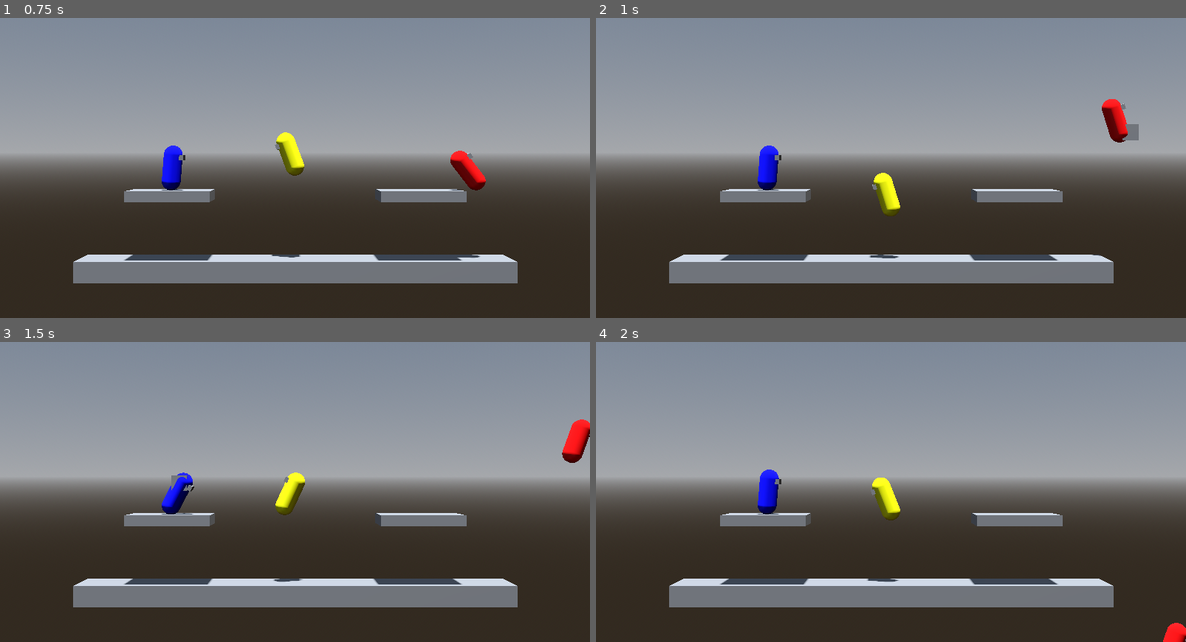
Above: before the commit, frames 1-4 (two rows, left to right).
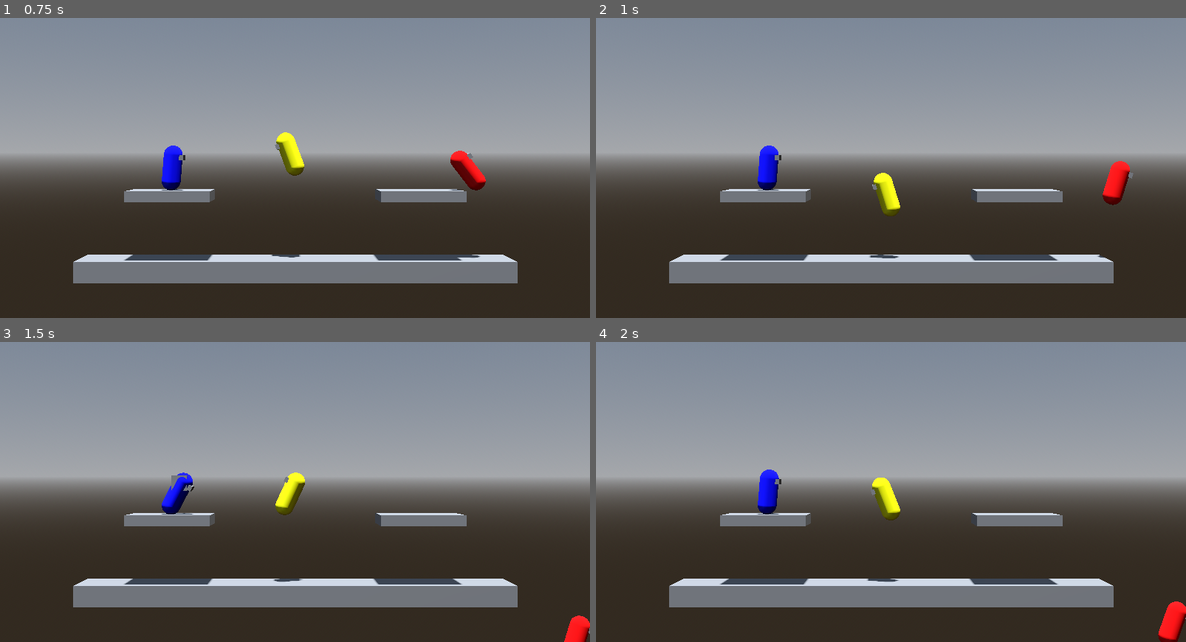
Above: after the commit, the same moments.

Repository: CocoMarck/SuperSmashTux
Game: Godot game, scene res://scenes/main.tscn
Two runs of this game, one before a commit and one after it. Both use one fixed random seed, a clock stepped at 60 frames per second and the inputs below.
Inputs:
- Up to frame 1 (0.75 s): hold Right (player1_move_right) from 0.53 s (still down); tap K (player1_attack) at 0.6 s
- Up to frame 2 (1 s): keep holding Right (player1_move_right); tap Space (player1_jump) at 0.77 s
- Up to frame 3 (1.5 s): release Right (player1_move_right) at 1.28 s; hold Down (player1_move_down) from 1.28 s (still down); tap G (player2_attack) at 1.35 s
- Up to frame 4 (2 s): keep holding Down (player1_move_down); tap Space (player1_jump) at 1.52 s

Frame 1 is identical in both runs. In frame 2, 1.0% of the frame differs, in the area x 84-92%, y 27-81%; in frame 3, 0.8%; in frame 4, 0.4%.

Commit message:
Crazy damage function. Por ahora el damage teletransporta, pero la direccion del daño esta bien.

Diff:
--- a/scripts/character.gd
+++ b/scripts/character.gd
@@ -25,6 +25,11 @@
 @export_group("Appearance")
 @export var material: Material = null
 @export var mesh: Mesh = null
+
+# Propiedades publicas | HP y porcentaje de daño.
+@export_group("Health")
+var hp :int = 100
+var damage_percentage :float = 0
 
 # Propiedades privadas | Deteccion de inputs.
 var _move_left: bool = false
@@ -37,6 +42,7 @@
 
 # Propiedades privadas | Velocidad y salto.
 var _direction: Vector3 = Vector3.ZERO
+var _x_not_zero_value :float = 0.0
 var _jump_count: int = 0
 var _was_jumping: bool = false
 var _fall_acceleration_multiplier: float = 1.0
@@ -49,8 +55,41 @@
 # Propiedades privadas | Ataques.
 var _attack_count: float = 0.0
 var _current_attack: FightMove = null
-var _attacks: Attacks = Attacks.new()
-var _attack_was_pressed: bool = false
+var _attacks: Attacks = Attacks.new(
+	# name: StringName="", duration: float, p_damage: int, stop_horizontal_move: bool, stop_vertical_move: bool,
+	# speed: Vector3, air_attack: bool, hitbox_position: Vector3, animation_name: StringName, mesh_rotation_x: float,
+	# hitbox_time_ratio: float, inversed_hitbox_ratio: bool, power_direction: Vector3
+	FightMove.new(
+		"neutral", 0.2, 5, true, false, Vector3(0,0,0), false, Vector3(0.3, 0.1, 0), &"neutral_attack", 0.0,
+		0.5, true, Vector3(1,1,0)
+	),
+	FightMove.new(
+		"dash", 0.3, 10, true, false, Vector3(22,0,0), false, Vector3(0.5, -0.5, 0), &"dash_attack", 0.0,
+		0.5, true, Vector3(1.5,1,0)
+	),
+	FightMove.new(
+		"crouch", 0.2, 5, true, false, Vector3(0,0,0), false, Vector3(0.6, -0.5, 0), &"crouch_attack",
+		0.0, 0.5, true, Vector3(1,1,0)
+	),
+	FightMove.new(
+		"neutral_air", 0.4, 5, false, false, Vector3(0,0,0), true, Vector3(0.5, -0.6, 0), &"", 45.0,
+		0.5, true, Vector3(1,1,0)
+	),
+	FightMove.new(
+		"air_move", 0.3, 10, false, false, Vector3(0,0,0), true, Vector3(0.6, 0, 0), &"", 90.0,
+		0.5, true, Vector3(1.5,1,0)
+	),
+	FightMove.new(
+		"air_down", 0.3, 10, false, false, Vector3(0,0,0), true, Vector3(0.1, -0.7, 0), &"", 0.0,
+		0.5, true, Vector3(1,1.5,0)
+	)
+)
+var _attack_direction : Vector3 = Vector3(0.0, 0.0, 0.0)
+
+# Propiedades privadas damage
+var _normal_damage_move_power :float = 200
+var _current_damage_directon: Vector3 = Vector3.ZERO
+var _taking_damage :bool = false
 
 # Propiedades privadas | Plataformas de un solo sentido.
 var _was_move_down: bool = false
@@ -91,15 +130,47 @@
 	_collect_input()
 	var gravity_signals = _vertical_force(delta, _fall_acceleration_multiplier)
 	var move_signals = _move(delta, gravity_signals)
+	_set_x_not_zero_value()
 	var move_states = _get_move_states(move_signals)
-	_fight(delta, move_states)
 	_one_way_platforms(delta, gravity_signals["on_floor"])
+	_ledge_grab(delta)
+	if not _taking_damage:
+		_fight(delta, move_states)
+	else:
+		_damage_move()
 	_anim(delta, move_states, move_signals["direction"])
-	_ledge_grab(delta)
 
 	# Procesar todo
 	velocity = _target_velocity
 	move_and_slide()
+
+# Funciones damage recivido
+func set_damage(damage:int):
+	hp -= damage
+
+func set_damage_percentage(damage:int) -> void:
+	damage_percentage += damage*0.01
+
+func set_damage_move(damage:float, direction:Vector3) -> void:
+	_current_damage_directon = direction
+	_taking_damage = true
+
+func _damage_move() -> void:
+	_target_velocity.x += (_normal_damage_move_power*_current_damage_directon.x) * damage_percentage
+	_target_velocity.y += (_normal_damage_move_power*_current_damage_directon.y) * damage_percentage
+	_taking_damage = false
+
+func _set_x_not_zero_value() -> void:
+	'''
+	Para saber en donde esta mirando el player.
+	'''
+	if _direction.x != 0.0:
+		_x_not_zero_value = _direction.x
+	elif _x_not_zero_value == 0.0:
+		if init_looking_at_right:
+			_x_not_zero_value = 1.0
+		else:
+			_x_not_zero_value = -1.0
 
 # Funciones de apariencia
 func _get_initial_facing() -> Vector3:
@@ -134,15 +205,14 @@
 	return null
 
 # Funciones hitbox de ataque.
-func _spawn_hitbox(p_position: Vector3) -> void:
+func _spawn_hitbox(p_position: Vector3, p_damage: int, p_direction: Vector3) -> void:
 	'''
 	Spawn de hitbox por movimiento de ataque.
 	Swap de ejes: el "adelante" (x) del FightMove cae en z del Pivot, y z en x invertido.
 	Se indica posision y tamaño de hitbox.
 	'''
-	_clear_hitbox()
 	var fixed_position := Vector3(p_position.z, p_position.y, p_position.x*-1)
-	_spawned_hitbox = Hitbox.new(fixed_position, Vector3(0.5, 0.5, 0.5), self)
+	_spawned_hitbox = Hitbox.new(fixed_position, Vector3(0.5, 0.5, 0.5), self, p_damage, p_direction)
 	$Pivot.add_child(_spawned_hitbox)
 
 func _clear_hitbox() -> void:
@@ -176,12 +246,14 @@
 	# No mover si esta atacando en piso.
 	var attacking = _current_attack != null
 	var horizontal_move := true
+	var can_jump = true
 	if (attacking):
 		horizontal_move = _current_attack.stop_horizontal_move == false
+		can_jump = false
 
 	# Variables necesarias
 	var on_floor = vertical_force_signals["on_floor"]
-	var is_jumping := (_jump or _move_up)
+	var is_jumping := (_jump or _move_up) and can_jump
 	var jump_pressed := is_jumping and not _was_jumping
 	_was_jumping = is_jumping
 
@@ -272,37 +344,50 @@
 	Se puede hacer modificando `_target_velocity.x` a cero. Y states a false o true segun el caso.
 	El ataque se detecta por flanco (edge), asi que hay que soltar y volver a pulsar para atacar de nuevo.
 	'''
-	var attack_pressed := _attack and not _attack_was_pressed
-	_attack_was_pressed = _attack
-
-	if attack_pressed and _current_attack == null:
+	if _attack and _current_attack == null:
+		_attack_direction.x = 0.0
+		_attack_direction.y = 0.0
+		_attack_direction.z = 0.0
+
 		# Ataque en piso
 		var init_attack = true
 		if states["neutral"]:
 			_current_attack = _attacks.neutral
+			_attack_direction.x = _x_not_zero_value
 		elif states["running"]:
 			_current_attack = _attacks.dash
+			_attack_direction.x = _x_not_zero_value
 		elif states["neutral_crouch"]:
 			_current_attack = _attacks.crouch
+			_attack_direction.x = _x_not_zero_value*0.5
+			_attack_direction.y = 1.0
 
 		# Ataque en aire
 		elif states["neutral_air"]:
 			_current_attack = _attacks.neutral_air
+			_attack_direction.x = _x_not_zero_value
+			_attack_direction.y = -1.0
+		elif states["air_move"]:
+			_current_attack = _attacks.air_move
+			_attack_direction.x = _x_not_zero_value
 		elif states["air_down"]:
 			_current_attack = _attacks.air_down
-		elif states["air_move"]:
-			_current_attack = _attacks.air_move
+			_attack_direction.y = -1.0
 		else:
 			init_attack = false
 
 		if init_attack:
 			_attack_count = 0
+			_attack_direction.x = _attack_direction.x * _current_attack.power_direction.x
+			_attack_direction.y = (_attack_direction.y*0.1) * _current_attack.power_direction.y
+			_attack_direction.z = _attack_direction.z * _current_attack.power_direction.y
 
 	# Hacer ataque, esperando lo que dure, y haciendo que no se mueva el player si es necesario.
 	var first_attack_frame = false
 	if _current_attack != null:
-		print(_current_attack.name)
 		first_attack_frame = _attack_count == 0
+		if first_attack_frame:
+			print(_current_attack.name)
 
 		# Movimiento a al tacar atacar
 		if _current_attack.stop_horizontal_move:
@@ -317,17 +402,21 @@
 		else:
 			_attack_count += delta
 
-	# Hitbox
-	if _current_attack != null:
+	# Hitbox. Asegurarsee de solo spawnear uno.
+	if _current_attack != null and _spawned_hitbox == null:
 		# Basado en la duracion del ataque, es lo que dura el hitbox de damage.
 		if (_current_attack.inversed_hitbox_ratio):
 			if _attack_count-delta >= _current_attack.get_hitbox_time_ratio():
-				_spawn_hitbox(_current_attack.hitbox_position)
+				_spawn_hitbox(
+					_current_attack.hitbox_position, _current_attack.damage, _attack_direction
+				)
 				_hitbox_duration = _current_attack.duration - _current_attack.get_hitbox_time_ratio()
 				_hitbox_count = 0
 		else:
 			if first_attack_frame:
-				_spawn_hitbox(_current_attack.hitbox_position)
+				_spawn_hitbox(
+					_current_attack.hitbox_position, _current_attack.damage, _attack_direction
+				)
 				_hitbox_duration = _current_attack.get_hitbox_time_ratio()
 				_hitbox_count = 0
 	if _spawned_hitbox != null:
--- a/scripts/helpers/attacks.gd
+++ b/scripts/helpers/attacks.gd
@@ -1,32 +1,22 @@
 extends RefCounted
 class_name Attacks
 
-# Parametros: name, duration, damage, stop x move, stop y move, speed 3d, air_attack, hitbox_position, animation_name, mesh_rotation_x
-
 # Ataques en el piso.
-var neutral := FightMove.new(
-	"neutral", 0.2, 5, true, false, Vector3(0,0,0), false, Vector3(0.3, 0.1, 0),
-	&"neutral_attack"
-)
-var dash := FightMove.new(
-	"dash", 0.3, 10, true, false, Vector3(22,0,0), false, Vector3(0.5, -0.5, 0),
-	&"dash_attack"
-)
-var crouch := FightMove.new(
-	"crouch", 0.2, 5, true, false, Vector3(0,0,0), false, Vector3(0.6, -0.5, 0),
-	&"crouch_attack"
-)
+var neutral : FightMove
+var dash : FightMove
+var crouch : FightMove
 
 # Ataques en el aire.
-var neutral_air := FightMove.new(
-	"neutral_air", 0.4, 5, false, false, Vector3(0,0,0), true, Vector3(0.5, -0.6, 0),
-	&"", 45.0
-)
-var air_move := FightMove.new(
-	"air_move", 0.3, 10, false, false, Vector3(0,0,0), true, Vector3(0.6, 0, 0),
-	&"", 90.0
-)
-var air_down := FightMove.new(
-	"air_down", 0.3, 10, false, false, Vector3(0,0,0), true, Vector3(0.1, -0.7, 0),
-	&"", 0.0
-)
+var neutral_air : FightMove
+var air_move : FightMove
+var air_down : FightMove
+
+func _init(
+	p_neutral: FightMove, p_dash: FightMove, p_crouch: FightMove, p_neutral_air: FightMove, p_air_move: FightMove, p_air_down: FightMove
+):
+	neutral = p_neutral
+	dash = p_dash
+	crouch = p_crouch
+	neutral_air = p_neutral_air
+	air_move = p_air_move
+	air_down = p_air_down
--- a/scripts/helpers/fight_move.gd
+++ b/scripts/helpers/fight_move.gd
@@ -5,6 +5,7 @@
 var name: StringName
 var duration: float
 var damage: int
+var power_direction: Vector3
 
 # Propiedades publicas | Movimiento.
 var stop_horizontal_move: bool
@@ -19,25 +20,33 @@
 
 # Propiedades publicas | Animacion.
 var animation_name: StringName
-var mesh_rotation_x: float
+var mesh_rotation_x: float # <-- Esto es legacy. Se borrara cuando se usen full animaciones. Como debe ser.
 
 func _init(
-	p_name: StringName, p_duration: float, p_damage: int,
-	p_stop_horizontal_move: bool, p_stop_vertical_move: bool, p_speed: Vector3,
-	p_air_attack: bool, p_hitbox_position: Vector3,
-	p_animation_name: StringName = &"", p_mesh_rotation_x: float = 0.0, p_hitbox_time_ratio: float = 0.5, p_inversed_hitbox_ratio: bool = true
+	p_name: StringName="", p_duration: float=0.0, p_damage: int=0.0,
+	p_stop_horizontal_move: bool=false, p_stop_vertical_move: bool=false, p_speed: Vector3=Vector3.ZERO,
+	p_air_attack: bool=false, p_hitbox_position: Vector3=Vector3.ZERO,
+	p_animation_name: StringName = &"", p_mesh_rotation_x: float = 0.0, p_hitbox_time_ratio: float = 0.5, p_inversed_hitbox_ratio: bool = true,
+	p_power_direction: Vector3 = Vector3(1,1,1)
 ):
 	# Asignar los parametros de construccion a las propiedades de la clase.
 	name = p_name
 	duration = p_duration
 	damage = p_damage
+	power_direction = p_power_direction
+
 	stop_horizontal_move = p_stop_horizontal_move
 	stop_vertical_move = p_stop_vertical_move
 	speed = p_speed
 	air_attack = p_air_attack
+
 	hitbox_position = p_hitbox_position
+
+	# Animation
 	animation_name = p_animation_name
-	mesh_rotation_x = p_mesh_rotation_x
+	mesh_rotation_x = p_mesh_rotation_x # <-- Esto es legacy. Se borrara cuando se usen full animaciones. Como debe ser.
+
+	# Tiempo de hitbox
 	hitbox_time_ratio = p_hitbox_time_ratio
 	inversed_hitbox_ratio = p_inversed_hitbox_ratio
 
--- a/scripts/hitbox.gd
+++ b/scripts/hitbox.gd
@@ -1,5 +1,10 @@
 class_name Hitbox
 extends Area3D
+
+'''
+Hitbox.
+Hace daño a cualquier cosa.
+'''
 
 # Propiedades privadas
 var _parent : Node3D = null
@@ -10,8 +15,11 @@
 var _mesh := MeshInstance3D.new()
 var _box_mesh := BoxMesh.new()
 
-func _init(p_position: Vector3, p_size: Vector3, p_parent: Node3D):
-	# Posicion y padre del hitbox
+var _damage :int = 5
+
+var _direction: Vector3 # <--- Direccion de dañó.
+
+func _init(p_position: Vector3, p_size: Vector3, p_parent: Node3D, p_damage: int, p_direction: Vector3):
 	position = p_position
 	_parent = p_parent
 
@@ -23,10 +31,15 @@
 	_box_mesh.size = p_size
 	_mesh.mesh = _box_mesh
 
+	# Damage
+	_damage = p_damage
+	_direction = p_direction
+
 	# Inicializar todo
 	add_child(_shape)
 	add_child(_mesh)
 	body_entered.connect(_on_hitbox_body_entered)
+
 
 func _on_hitbox_body_entered(body: Node3D) -> void:
 	'''
@@ -36,3 +49,14 @@
 		return
 	if body is Character:
 		print(body.name, " recibio trancazo")
+		print(body.damage_percentage)
+		body.set_damage_percentage( _damage )
+		body.set_damage_move( _damage, _direction )
+
+# Called when the node enters the scene tree for the first time.
+func _ready() -> void:
+	pass
+
+# Called every frame. 'delta' is the elapsed time since the previous frame.
+func _process(delta: float) -> void:
+	pass
--- a/scripts/player.gd
+++ b/scripts/player.gd
@@ -30,9 +30,10 @@
 		return
 
 	# Leer los inputs configurados para el jugador.
+	# Los que no son just precced son para señal no continua.
 	_move_left = Input.is_action_pressed(input_map.move_left)
 	_move_right = Input.is_action_pressed(input_map.move_right)
 	_move_up = Input.is_action_pressed(input_map.move_up)
 	_move_down = Input.is_action_pressed(input_map.move_down)
 	_jump = Input.is_action_pressed(input_map.jump)
-	_attack = Input.is_action_pressed(input_map.attack)
+	_attack = Input.is_action_just_pressed(input_map.attack)
